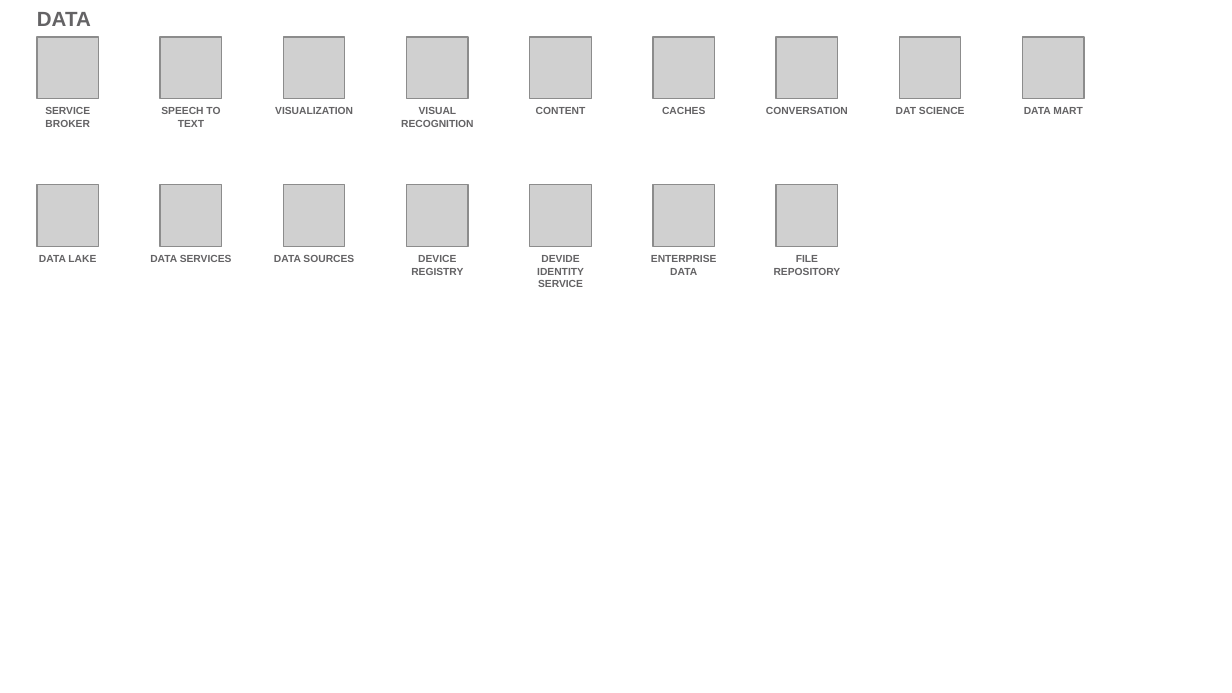
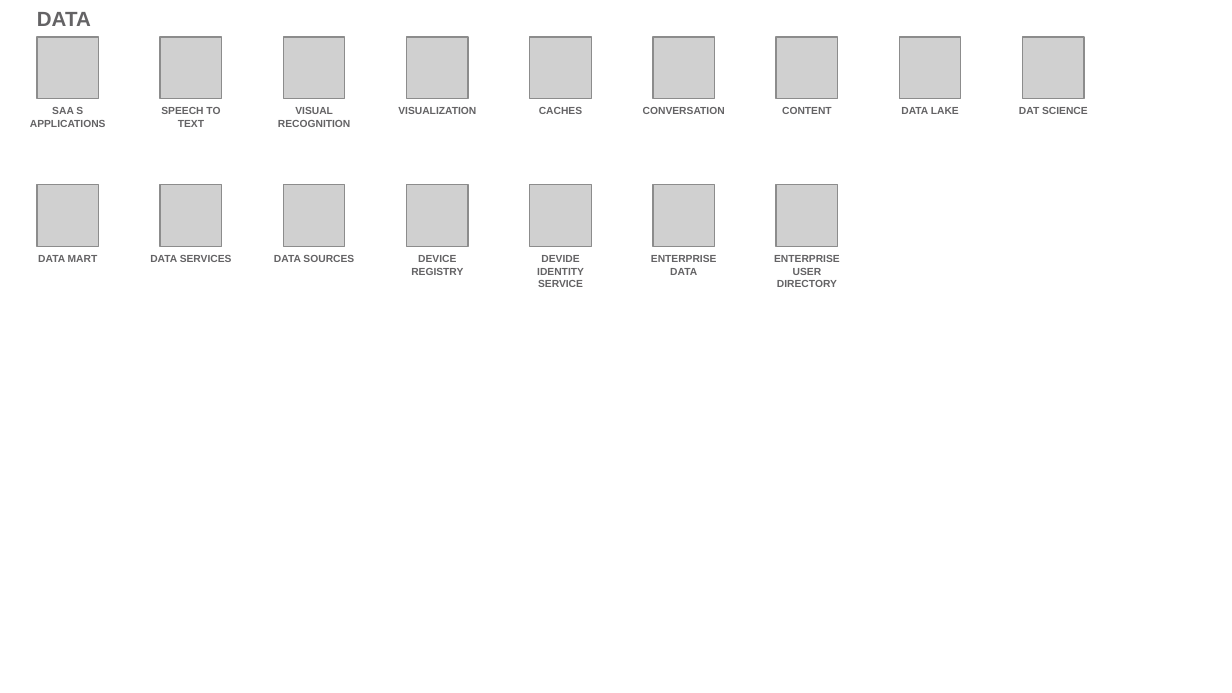
Before and after one commit to l2fprod/myarchitecture, a slide deck: slide 15 of mycatalog-architecture-diagram-template.pptx. Drawn at 1232x693 pixels with LibreOffice and Linux fonts; fonts in the diff are those of the drawing; grey boxes stand for pictures. Boxes give left, top, right and bottom in pixels: in the first picture for what was removed or moved away, otherwise in the second. Text is boxed around its words. In the diff, an @@ line names an element or a change of style, - is before the commit and + after.

```diff
--- a/mycatalog-architecture-diagram-template.pptx
+++ b/mycatalog-architecture-diagram-template.pptx
@@ text at bbox=[30, 107, 106, 127]: text changed @@
-SERVICE BROKER
+SAA S APPLICATIONS
@@ text "VISUALIZATION": place and size @@
-text "VISUALIZATION" at bbox=[275, 107, 353, 114]
+text "VISUALIZATION" at bbox=[398, 107, 476, 114]
@@ 3 texts: place and size @@
-3 texts at bbox=[401, 107, 848, 127]
+3 texts at bbox=[278, 107, 725, 127]
@@ text "CONTENT": place and size @@
-text "CONTENT" at bbox=[536, 107, 586, 114]
+text "CONTENT" at bbox=[782, 107, 832, 114]
@@ text at bbox=[901, 107, 959, 114]: text changed @@
-DATA MART
+DATA LAKE
@@ text "DAT SCIENCE": place and size @@
-text "DAT SCIENCE" at bbox=[896, 107, 965, 114]
+text "DAT SCIENCE" at bbox=[1019, 107, 1088, 114]
@@ text at bbox=[38, 255, 98, 262]: text changed @@
-DATA LAKE
+DATA MART
@@ text at bbox=[774, 255, 840, 287]: text changed @@
-FILE REPOSITORY
+ENTERPRISE USER DIRECTORY
```
Also in this commit, not shown: 13 other slides changed.
